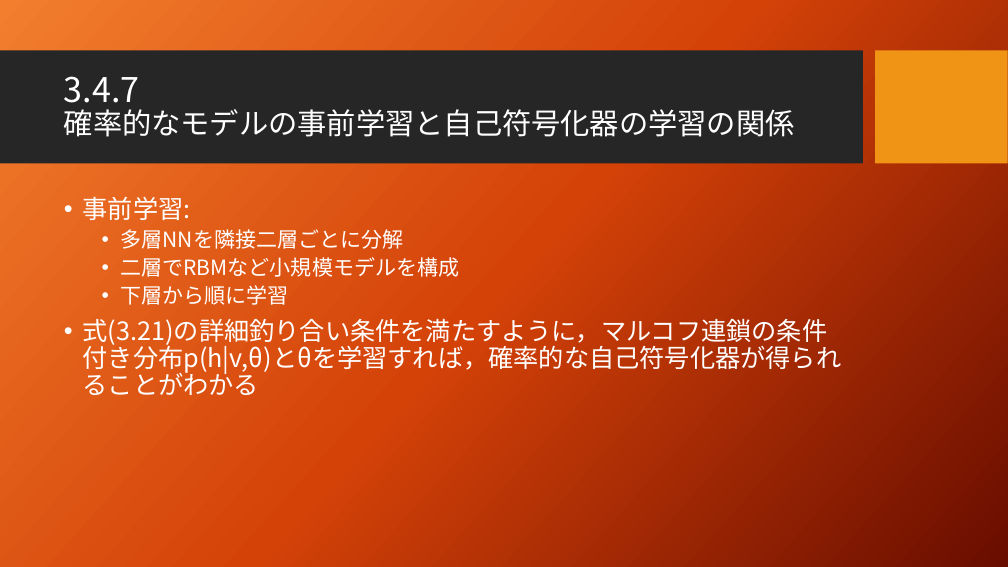
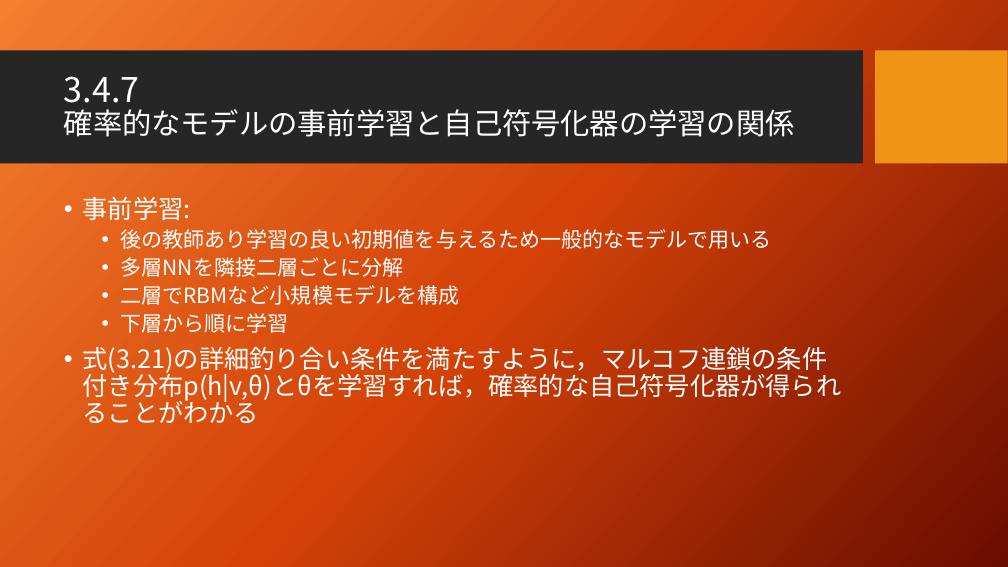
Before and after one commit to seigenji/deep_learning, a slide deck: slide 16 of deep_learning3.4.pptx (slide 14 before the commit). Drawn at 1008x567 pixels with LibreOffice and Linux fonts; fonts in the diff are those of the drawing; background and template pictures are left out. Boxes give left, top, right and bottom in pixels: in the first picture for what was removed or moved away, otherwise in the second. Text is boxed around its words. In the diff, an @@ line names an element or a change of style, - is before the commit and + after.

```diff
--- a/deep_learning3.4.pptx
+++ b/deep_learning3.4.pptx
@@ text at [121, 229, 772, 249]: paragraph added @@
+  • 後の教師あり学習の良い初期値を与えるため一般的なモデルで用いる
```
Also in this commit, not shown: 1 other slide changed, 2 slides added.
